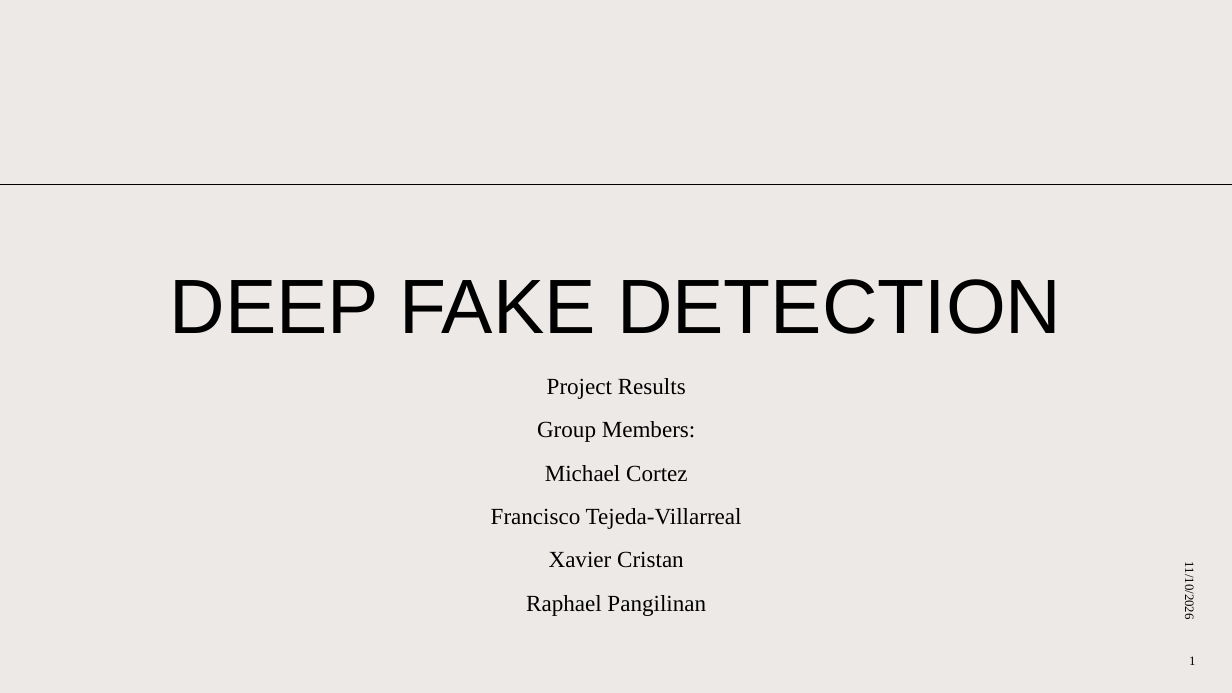
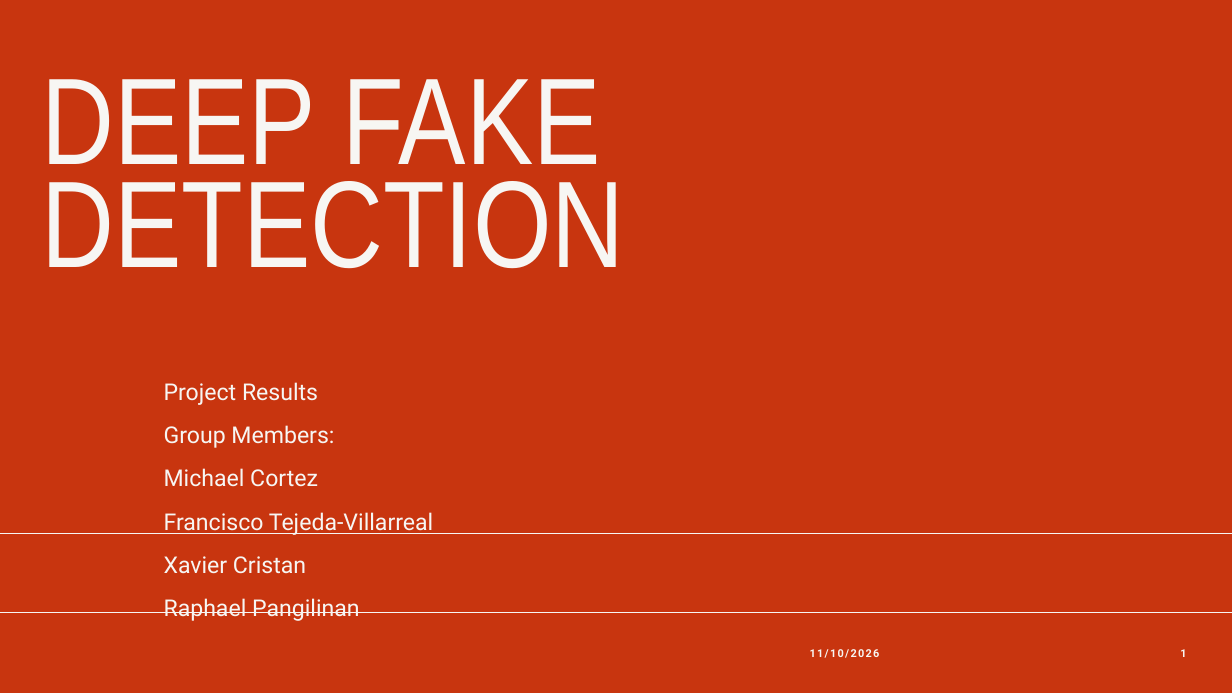
Before and after one commit to elpaelpa/COSC-3326-Assignments, a slide deck: slide 1 of Project/docs/Results.pptx. Drawn at 1232x693 pixels with LibreOffice and Linux fonts; fonts in the diff are those of the drawing. Boxes give left, top, right and bottom in pixels: in the first picture for what was removed or moved away, otherwise in the second. Text is boxed around its words. In the diff, an @@ line names an element or a change of style, - is before the commit and + after.

```diff
--- a/Project/docs/Results.pptx
+++ b/Project/docs/Results.pptx
@@ background #EDE9E7 to #C8350F @@
@@ title "DEEP FAKE DETECTION": place and size @@
-title "DEEP FAKE DETECTION" at [170, 279, 1062, 334]
+title "DEEP FAKE DETECTION" at [42, 79, 625, 269]
@@ title "DEEP FAKE DETECTION" at [42, 79, 625, 269]: size 60 to 96 pt, font Arial to Arial Narrow, text colour #000000 to #F7F6F3; alignment centre to left; line spacing 0.9 to 0.7; vertical alignment bottom to top @@
@@ line removed from (1232, 184) to (0, 184) @@
@@ subtitle "Project Results" at [164, 382, 434, 621]: font Times New Roman to Roboto, text colour #000000 to #F7F6F3; alignment centre to left; vertical alignment top to middle @@
@@ line added from (0, 533) to (1232, 533), #F7F6F3 0.75 pt @@
@@ line added from (0, 612) to (1232, 612), #F7F6F3 0.75 pt @@
@@ text "11/10/2026": place and size @@
-text "11/10/2026" at [1182, 568, 1196, 619]
+text "11/10/2026" at [810, 649, 880, 658]
@@ text "11/10/2026" at [810, 649, 880, 658]: size 10 to 8.5 pt, font Times New Roman to Roboto, text colour #000000 to #F7F6F3, letter spacing 0 to 1 pt, bold on; alignment right to left; rotation 90 to 0 degrees @@
@@ page number: place and size @@
-page number at [1189, 656, 1195, 665]
+page number at [1180, 649, 1186, 657]
@@ page number at [1180, 649, 1186, 657]: size 10 to 8.5 pt, font Times New Roman to Roboto, text colour #000000 to #F7F6F3, bold on; alignment centre to right @@
```
Also in this commit, not shown: 8 other slides changed, 3 slides added, 8 other files.
